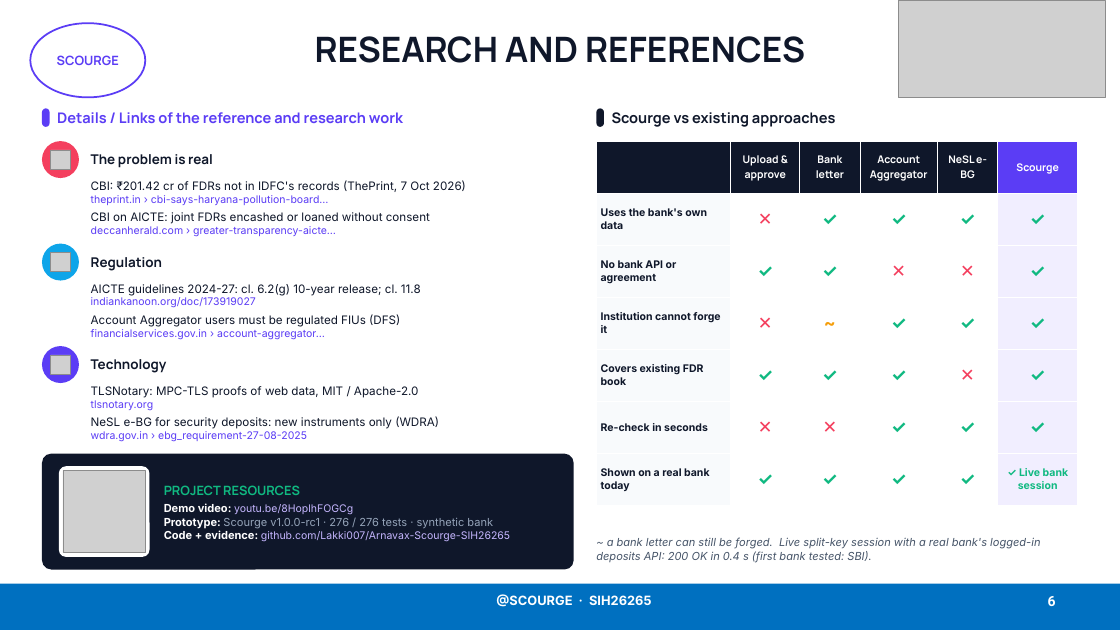
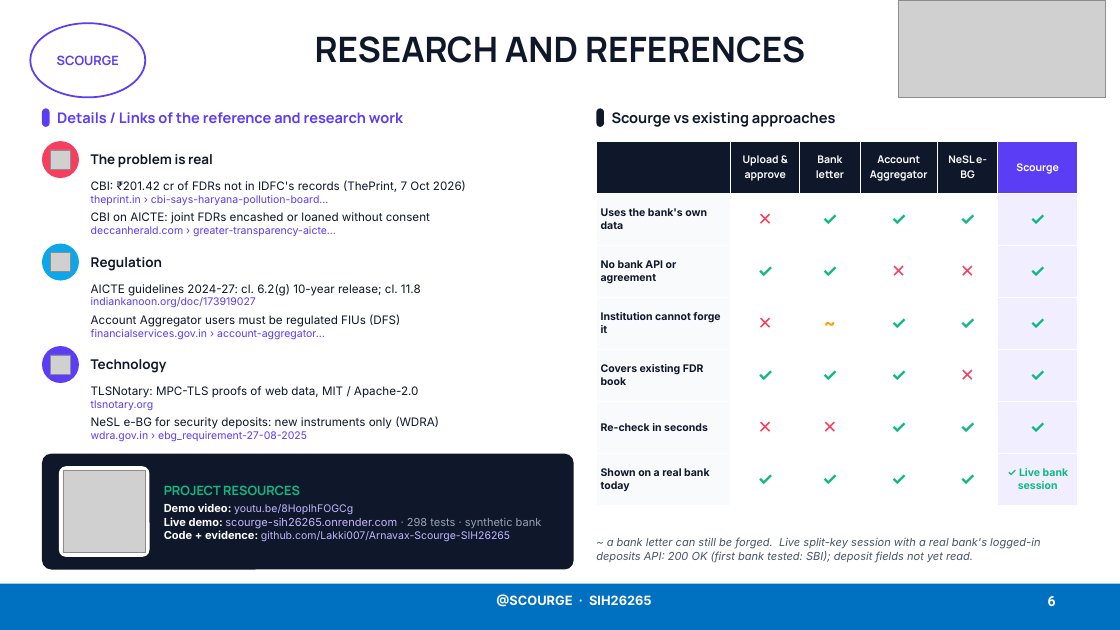
Before and after one commit to Lakki007/Arnavax-Scourge-SIH26265, a slide deck: slide 6 of docs/ppt/Scourge_SIH26265_Idea.pptx. Drawn at 1120x630 pixels with LibreOffice and Linux fonts; fonts in the diff are those of the drawing; grey boxes stand for pictures. Boxes give left, top, right and bottom in pixels: in the first picture for what was removed or moved away, otherwise in the second. Text is boxed around its words. In the diff, an @@ line names an element or a change of style, - is before the commit and + after.

```diff
--- a/docs/ppt/Scourge_SIH26265_Idea.pptx
+++ b/docs/ppt/Scourge_SIH26265_Idea.pptx
@@ text at [164, 517, 542, 529]: text changed; text colour #94A3B8 to #C4B5FD @@
-Prototype: Scourge v1.0.0-rc1 · 276 / 276 tests · synthetic bank
+Live demo: scourge-sih26265.onrender.com · 298 tests · synthetic bank
@@ text at [596, 537, 1040, 563]: text changed @@
-~ a bank letter can still be forged. Live split-key session with a real bank's logged-in deposits API: 200 OK in 0.4 s (first bank tested: SBI).
+~ a bank letter can still be forged. Live split-key session with a real bank's logged-in deposits API: 200 OK (first bank tested: SBI); deposit fields not yet read.
```
Also in this commit, not shown: 3 other slides changed, 5 other files.
